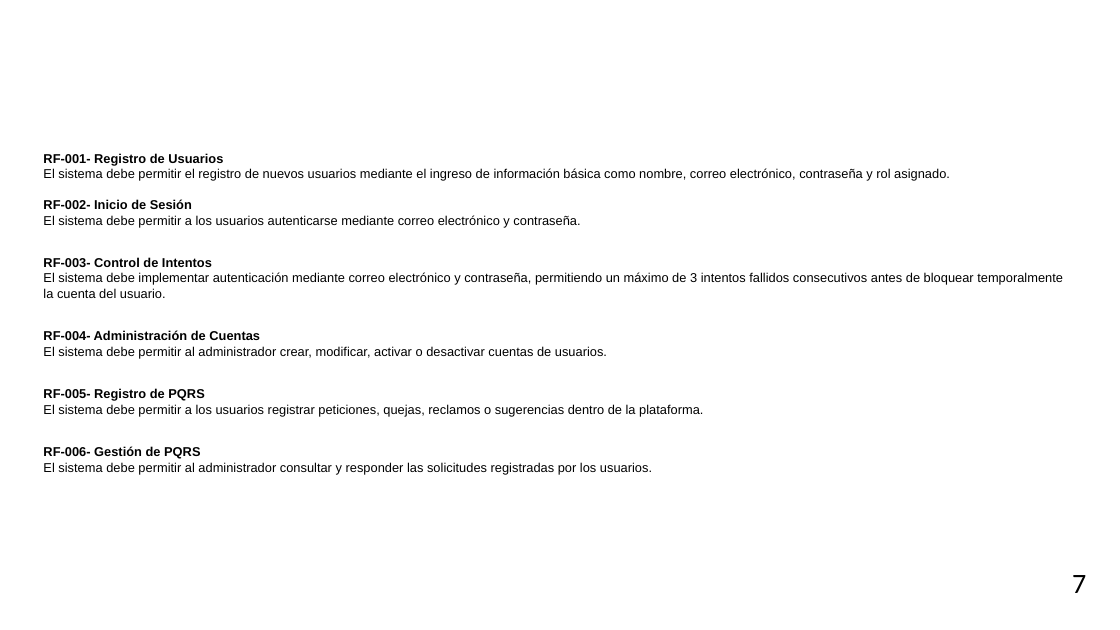
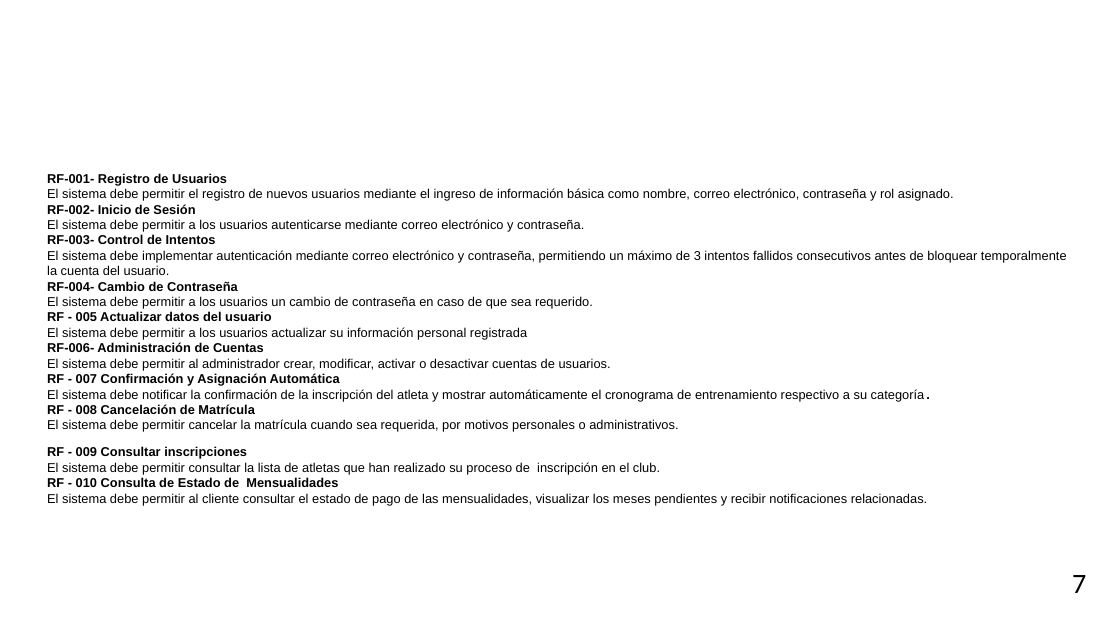
Before and after one commit to DONLEO21/Pruebas, a slide deck: slide 8 of Documentación/Presentacion_SENA_CheerClick_II.pptx. Drawn at 1120x630 pixels with LibreOffice and Linux fonts; fonts in the diff are those of the drawing; background and template pictures are left out. Boxes give left, top, right and bottom in pixels: in the first picture for what was removed or moved away, otherwise in the second. Text is boxed around its words. In the diff, an @@ line names an element or a change of style, - is before the commit and + after.

```diff
--- a/Documentación/Presentacion_SENA_CheerClick_II.pptx
+++ b/Documentación/Presentacion_SENA_CheerClick_II.pptx
@@ text "RF-001- Registro de Usuarios": place and size @@
-text "RF-001- Registro de Usuarios" at [43, 153, 1063, 475]
+text "RF-001- Registro de Usuarios" at [47, 173, 1067, 506]
@@ text at [47, 234, 216, 244]: less space between paragraphs @@
@@ text at [47, 281, 593, 352]: text changed; bold off @@
-RF-004- Administración de Cuentas
+RF-004- Cambio de Contraseña
+El sistema debe permitir a los usuarios un cambio de contraseña en caso de que sea requerido.
+RF - 005 Actualizar datos del usuario
+El sistema debe permitir a los usuarios actualizar su información personal registrada
+RF-006- Administración de Cuentas
@@ text at [47, 373, 927, 506]: text changed @@
-RF-005- Registro de PQRS
-El sistema debe permitir a los usuarios registrar peticiones, quejas, reclamos o sugerencias dentro de la plataforma.
-RF-006- Gestión de PQRS
-El sistema debe permitir al administrador consultar y responder las solicitudes registradas por los usuarios.
+RF - 007 Confirmación y Asignación Automática
+El sistema debe notificar la confirmación de la inscripción del atleta y mostrar automáticamente el cronograma de entrenamiento respectivo a su categoría.
+RF - 008 Cancelación de Matrícula
+El sistema debe permitir cancelar la matrícula cuando sea requerida, por motivos personales o administrativos.
+RF - 009 Consultar inscripciones
+El sistema debe permitir consultar la lista de atletas que han realizado su proceso de inscripción en el club.
+RF - 010 Consulta de Estado de Mensualidades
+El sistema debe permitir al cliente consultar el estado de pago de las mensualidades, visualizar los meses pendientes y recibir notificaciones relacionadas.
```
Also in this commit, not shown: 12 other slides changed, 1 slide added, 2 slides removed.
